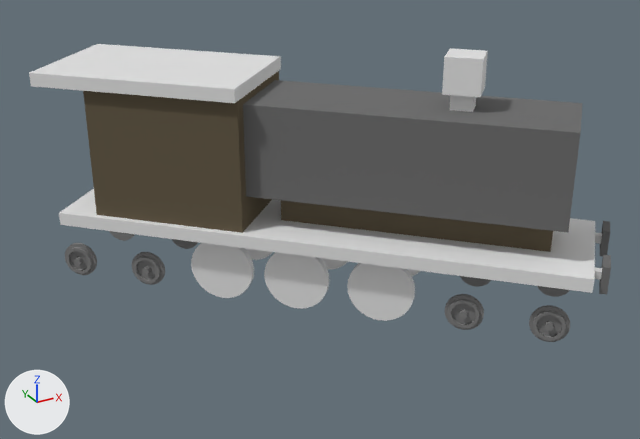
A saved change to the Blender file media_src/locomotive.blend.
Before and after are seen from a camera (50 mm lens) standing at (-6.09, -10.94, 5.54) and looking at (-0.21, -0.24, 0.19). The lights are fixed; the arrows at lower left show +X, +Y and +Z.

Before the edit, the objects in view are built like this:
```python
ob_cube_003 = bpy.data.objects.new('Cube.003', me_cube_003)
ob_cube_003.parent = ob_empty_001
ob_cube_003.location = (0.0, 2.0, 1.1)
ob_cylinder_000 = bpy.data.objects.new('Cylinder.000', me_cylinder_005)
ob_cylinder_000.parent = ob_empty_001
ob_cylinder_000.location = (-0.703, -2.3, -0.822)
ob_cylinder_000.rotation_euler = (0.0, 1.571, 0.0)  # degrees (0, 90, 0)
ob_cylinder_000.scale = (0.5, 0.5, 0.5)
ob_cylinder_001 = bpy.data.objects.new('Cylinder.001', me_cylinder_005)
ob_cylinder_001.parent = ob_empty_001
ob_cylinder_001.location = (-0.703, -3.5, -0.822)
ob_cylinder_001.rotation_euler = (0.0, 1.571, 0.0)  # degrees (0, 90, 0)
ob_cylinder_001.scale = (0.5, 0.5, 0.5)
ob_cylinder_002 = bpy.data.objects.new('Cylinder.002', me_cylinder_005)
ob_cylinder_002.parent = ob_empty_001
ob_cylinder_002.location = (-0.703, 2.7, -0.822)
ob_cylinder_002.rotation_euler = (0.0, 1.571, 0.0)  # degrees (0, 90, 0)
ob_cylinder_002.scale = (0.5, 0.5, 0.5)
ob_cylinder_003 = bpy.data.objects.new('Cylinder.003', me_cylinder_005)
ob_cylinder_003.parent = ob_empty_001
ob_cylinder_003.location = (-0.703, 3.9, -0.822)
ob_cylinder_003.rotation_euler = (0.0, 1.571, 0.0)  # degrees (0, 90, 0)
ob_cylinder_003.scale = (0.5, 0.5, 0.5)
ob_cylinder_009 = bpy.data.objects.new('Cylinder.009', me_cylinder_005)
ob_cylinder_009.parent = ob_empty_001
ob_cylinder_009.location = (0.683, -3.502, -0.822)
ob_cylinder_009.rotation_euler = (-3.142, 1.571, 0.0)  # degrees (-180, 90, 0)
ob_cylinder_009.scale = (0.5, 0.5, 0.5)
ob_cylinder_010 = bpy.data.objects.new('Cylinder.010', me_cylinder_005)
ob_cylinder_010.parent = ob_empty_001
ob_cylinder_010.location = (0.683, -2.302, -0.822)
ob_cylinder_010.rotation_euler = (-3.142, 1.571, 0.0)  # degrees (-180, 90, 0)
ob_cylinder_010.scale = (0.5, 0.5, 0.5)
ob_cylinder_011 = bpy.data.objects.new('Cylinder.011', me_cylinder_005)
ob_cylinder_011.parent = ob_empty_001
ob_cylinder_011.location = (0.683, 3.898, -0.822)
ob_cylinder_011.rotation_euler = (-3.142, 1.571, 0.0)  # degrees (-180, 90, 0)
ob_cylinder_011.scale = (0.5, 0.5, 0.5)
ob_cylinder_012 = bpy.data.objects.new('Cylinder.012', me_cylinder_005)
ob_cylinder_012.parent = ob_empty_001
ob_cylinder_012.location = (0.683, 2.698, -0.822)
ob_cylinder_012.rotation_euler = (-3.142, 1.571, 0.0)  # degrees (-180, 90, 0)
ob_cylinder_012.scale = (0.5, 0.5, 0.5)
# also in view: 'Cube.001' at (0.92, -0.92, 1.3); 'Cylinder.004' at (-0.66, -0.33, -0.63); 'Cylinder.005' at (-1.51, 0.51, -0.63); 'Cube' at (0.0, 0.0, 0.0); 'Cube.010' at (-1.84, 1.84, 2.2)
```
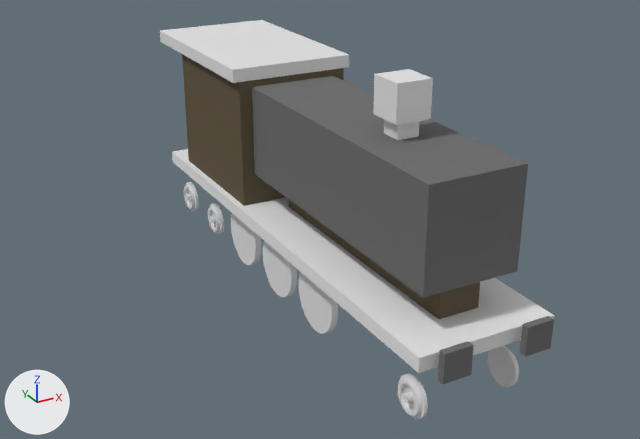
ob_empty_001 is not drawn itself; it is the parent of ob_cylinder_012, ob_cylinder_011, ob_cylinder_010, ob_cylinder_009, ob_cylinder_008, ob_cylinder_007, ob_cylinder_006, ob_cylinder_005.

Diff of the bpy script that builds the scene:
```diff
--- a/media_src/locomotive.blend.py
+++ b/media_src/locomotive.blend.py
@@ mat_material_003 @@
 mat_material_003 = bpy.data.materials.new('Material.003')
-mat_material_003.use_nodes = True; mat_material_003.node_tree.nodes.clear()
-_N = mat_material_003.node_tree.nodes; _L = mat_material_003.node_tree.links
-n0 = _N.new('ShaderNodeOutputMaterial'); n0.name = 'Material Output.001'
-n1 = _N.new('ShaderNodeBsdfDiffuse'); n1.name = 'Diffuse BSDF'
-n1.inputs[0].default_value = (0.22, 0.22, 0.22, 1.0)  # 'Color', grey #818181
-_L.new(n1.outputs[0], n0.inputs[0])  # 'BSDF' to 'Surface'
@@ ob_empty_001 @@
 ob_empty_001.location = (0.0, 0.0, 0.0)
-ob_empty_001.rotation_euler = (0.0, 0.0, 0.785)  # degrees (0, 0, 45)
 ob_empty_001.scale = (2.4, 2.4, 2.4)
@@ ob_cylinder_004 @@
 ob_cylinder_004.matrix_parent_inverse = Matrix(((0.417, 0.0, 0.0, 0.0), (0.0, 0.417, 0.0, 0.0), (0.0, 0.0, 0.417, 0.0), (0.0, 0.0, 0.0, 1.0)))
-ob_cylinder_004.location = (-0.253, 0.231, -0.631)
+ob_cylinder_004.location = (-0.253, 0.167, -0.631)
 ob_cylinder_004.rotation_euler = (0.0, -1.571, 0.0)  # degrees (0, -90, 0)
@@ ob_cylinder_003 @@
-ob_cylinder_003 = bpy.data.objects.new('Cylinder.003', me_cylinder_005)
+ob_cylinder_003 = bpy.data.objects.new('Cylinder.003', None)
 ob_cylinder_003.parent = ob_empty_001
@@ ob_cylinder_002 @@
-ob_cylinder_002 = bpy.data.objects.new('Cylinder.002', me_cylinder_005)
+ob_cylinder_002 = bpy.data.objects.new('Cylinder.002', None)
 ob_cylinder_002.parent = ob_empty_001
@@ ob_cylinder_001 @@
-ob_cylinder_001 = bpy.data.objects.new('Cylinder.001', me_cylinder_005)
+ob_cylinder_001 = bpy.data.objects.new('Cylinder.001', None)
 ob_cylinder_001.parent = ob_empty_001
@@ ob_cylinder_000 @@
-ob_cylinder_000 = bpy.data.objects.new('Cylinder.000', me_cylinder_005)
+ob_cylinder_000 = bpy.data.objects.new('Cylinder.000', None)
 ob_cylinder_000.parent = ob_empty_001
@@ ob_cylinder_014 @@
+ob_cylinder_014 = bpy.data.objects.new('Cylinder.014', me_cylinder_005)
+ob_cylinder_014.parent = ob_empty_001
+ob_cylinder_014.location = (-0.703, -3.505, -0.812)
+ob_cylinder_014.rotation_euler = (0.0, 1.571, 0.0)  # degrees (0, 90, 0)
+ob_cylinder_014.scale = (0.5, 0.5, 0.5)
@@ ob_cylinder_015 @@
+ob_cylinder_015 = bpy.data.objects.new('Cylinder.015', me_cylinder_005.copy())  # the mesh of ob_cylinder_000
+ob_cylinder_015.parent = ob_empty_001
+ob_cylinder_015.location = (-0.703, 2.695, -0.812)
+ob_cylinder_015.rotation_euler = (0.0, 1.571, 0.0)  # degrees (0, 90, 0)
+ob_cylinder_015.scale = (0.5, 0.5, 0.5)
@@ ob_cylinder_016 @@
+ob_cylinder_016 = bpy.data.objects.new('Cylinder.016', me_cylinder_005.copy())  # the mesh of ob_cylinder_000
+ob_cylinder_016.parent = ob_empty_001
+ob_cylinder_016.location = (-0.703, 3.895, -0.812)
+ob_cylinder_016.rotation_euler = (0.0, 1.571, 0.0)  # degrees (0, 90, 0)
+ob_cylinder_016.scale = (0.5, 0.5, 0.5)
@@ ob_cylinder_017 @@
+ob_cylinder_017 = bpy.data.objects.new('Cylinder.017', me_cylinder_005.copy())  # the mesh of ob_cylinder_000
+ob_cylinder_017.parent = ob_empty_001
+ob_cylinder_017.location = (0.697, -3.505, -0.812)
+ob_cylinder_017.rotation_euler = (3.142, 1.571, 0.0)  # degrees (180, 90, 0)
+ob_cylinder_017.scale = (0.5, 0.5, 0.5)
```

Boxes [x1, y1, x2, y2] around the edits, measured in the pictures (640 x 439 px):
'Cube.001', turned: before [243, 80, 583, 232]; after [252, 76, 528, 298]
'Cube', turned: before [59, 189, 595, 293]; after [172, 149, 554, 373]
'Cube.003', turned: before [83, 71, 279, 233]; after [182, 54, 344, 206]
'Cube.010', turned: before [29, 44, 281, 103]; after [160, 20, 349, 83]
'Cube.002', turned: before [281, 200, 553, 252]; after [289, 200, 480, 319]
'Cube.005', turned: before [442, 48, 488, 97]; after [373, 69, 433, 125]
'Cylinder', turned: before [347, 263, 415, 321]; after [299, 272, 338, 334]
'Cylinder.005', turned: before [191, 243, 254, 298]; after [231, 213, 261, 265]
'Cylinder.004', turned, moved: before [264, 252, 330, 309]; after [263, 241, 297, 297]
'Cube.008', turned: before [599, 255, 611, 294]; after [438, 341, 474, 384]
'Cube.007', turned: before [600, 221, 610, 257]; after [520, 316, 554, 357]
'Cylinder.001', no longer drawn: before [529, 305, 570, 342]
'Cylinder.000', no longer drawn: before [445, 294, 484, 330]
'Cylinder.014', added: after [398, 373, 428, 419]
'Cylinder.017', added: after [488, 346, 519, 387]
'Cube.004', turned: before [450, 95, 476, 112]; after [384, 120, 420, 140]
'Cylinder.002', no longer drawn: before [132, 252, 165, 285]
'Cylinder.003', no longer drawn: before [65, 243, 97, 275]
'Cylinder.015', added: after [208, 203, 224, 234]
'Cylinder.016', added: after [184, 182, 199, 211]
'Cylinder.009', no longer drawn: before [537, 286, 570, 297]
'Cylinder.010', no longer drawn: before [460, 276, 491, 287]
'Cylinder.008', turned (not visible afterwards): before [245, 248, 273, 260]
'Cylinder.007', turned (not visible afterwards): before [321, 258, 348, 269]
'Cylinder.012', no longer drawn: before [172, 239, 198, 249]
'Cylinder.011', no longer drawn: before [109, 231, 135, 241]
'Cube.009', turned (not visible afterwards): before [595, 267, 602, 280]
'Cube.006', turned (not visible afterwards): before [595, 232, 602, 244]
'Cylinder.006', turned (not visible afterwards): before [407, 269, 420, 276]
